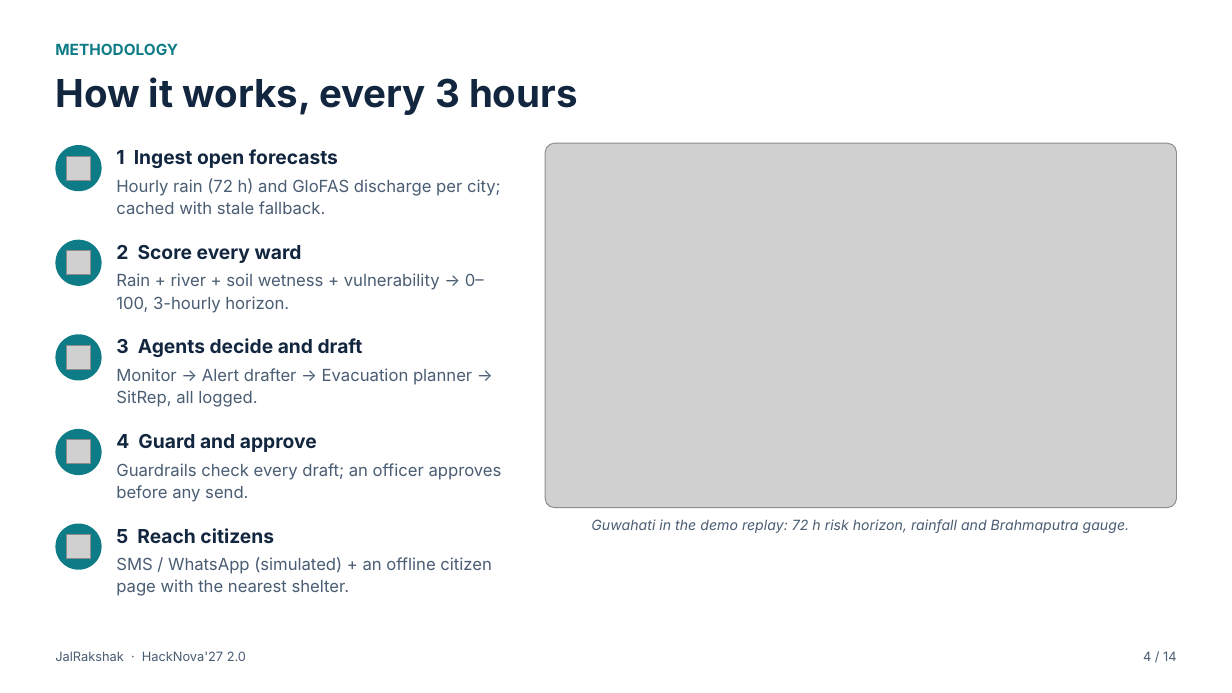
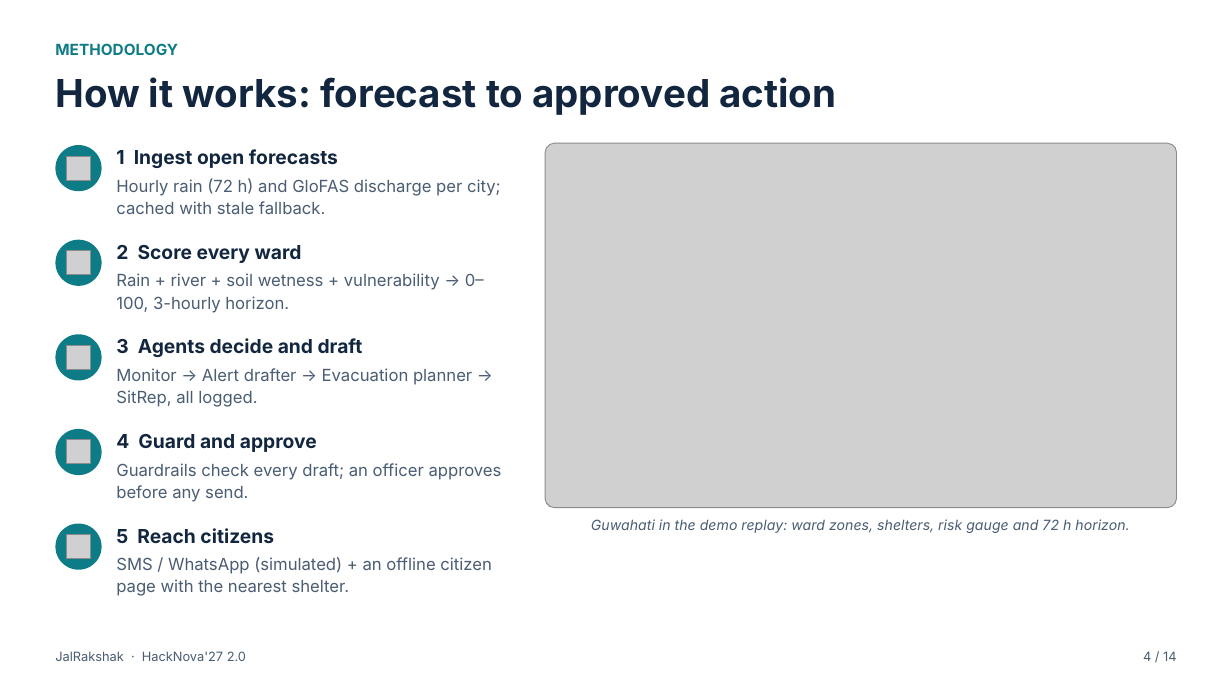
Before and after one commit to madhavzanwar/Jal-rakshak, a slide deck: slide 4 of submission/hacknova-2.0/JalRakshak_HackNova2.pptx. Drawn at 1232x693 pixels with LibreOffice and Linux fonts; fonts in the diff are those of the drawing; grey boxes stand for pictures. Boxes give left, top, right and bottom in pixels: in the first picture for what was removed or moved away, otherwise in the second. Text is boxed around its words. In the diff, an @@ line names an element or a change of style, - is before the commit and + after.

```diff
--- a/submission/hacknova-2.0/JalRakshak_HackNova2.pptx
+++ b/submission/hacknova-2.0/JalRakshak_HackNova2.pptx
@@ text at (x1=55, y1=77, x2=836, y2=115): text changed @@
-How it works, every 3 hours
+How it works: forecast to approved action
@@ text at (x1=591, y1=519, x2=1129, y2=533): text changed @@
-Guwahati in the demo replay: 72 h risk horizon, rainfall and Brahmaputra gauge.
+Guwahati in the demo replay: ward zones, shelters, risk gauge and 72 h horizon.
```
Also in this commit, not shown: 2 other slides changed, 16 other files.
